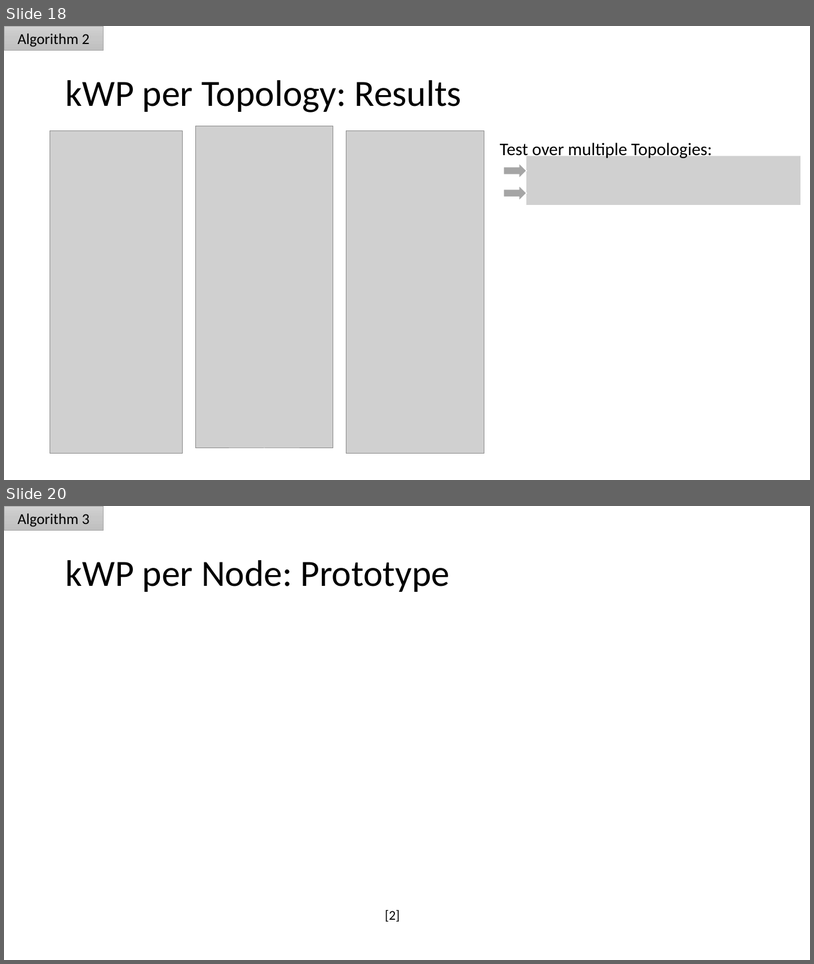
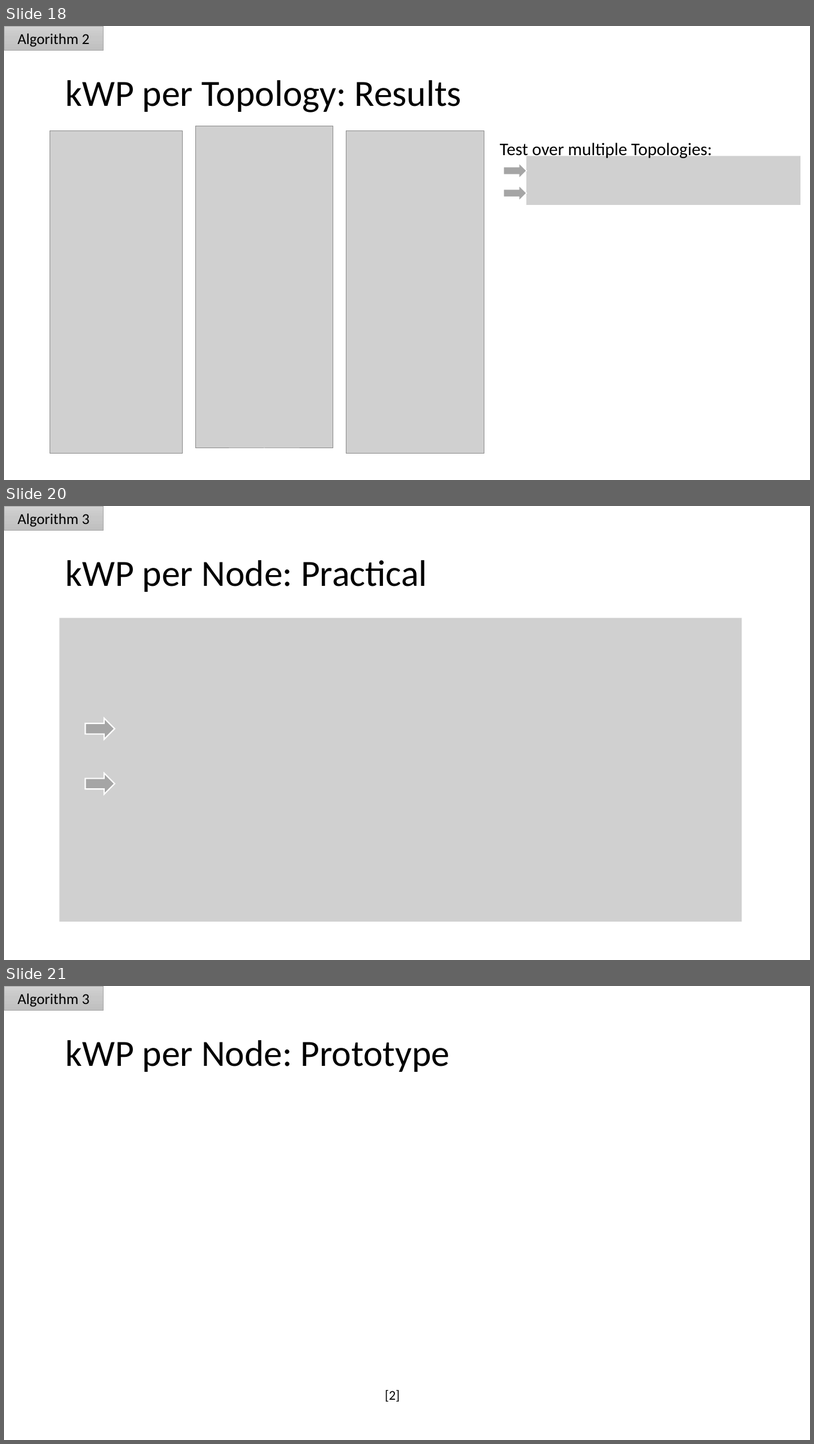
Before and after one commit to gajanns/Fachprojekt_Code, a slide deck: Presentation/Fachprojekt_Presentation1_Final.pptx. Shown one above the other, each under a label of ours: slides 18 and 20 before the commit, slides 18, 20 and 21 after it; the slides between them are not shown. The pictures are 814x964 and 814x1444 pixels, drawn with LibreOffice and Linux fonts; fonts in the diff are those of the drawing; grey boxes stand for pictures. Boxes give left, top, right and bottom in pixels: in the first picture for what was removed or moved away, otherwise in the second. Text is boxed around its words. In the diff, an @@ line names an element or a change of style, - is before the commit and + after.

```diff
--- a/Presentation/Fachprojekt_Presentation1_Final.pptx
+++ b/Presentation/Fachprojekt_Presentation1_Final.pptx
@@ slide 20 added at bbox=[4, 506, 810, 960], background #FFFFFF @@
@@ rectangle added at bbox=[4, 506, 103, 530], fill gradient #D1D1D1 to #C7C7C7 to #C0C0C0, outline #A5A5A5 0.5 pt @@
@@ text added at bbox=[18, 513, 90, 527], 18 pt, text #000000 @@
+Algorithm 3
@@ title added at bbox=[65, 560, 428, 592], 44 pt, text #000000 @@
+kWP per Node: Practical
@@ picture added at bbox=[60, 618, 743, 922] @@
@@ right arrow added at bbox=[85, 718, 115, 739], fill #A5A5A5, outline #FFFFFF 1.5 pt @@
@@ right arrow added at bbox=[85, 773, 115, 794], fill #A5A5A5, outline #FFFFFF 1.5 pt @@
@@ what was slide 20 is now slide 21 @@
```
Also in this commit, not shown: 4 slides changed, 3 other slides added.
